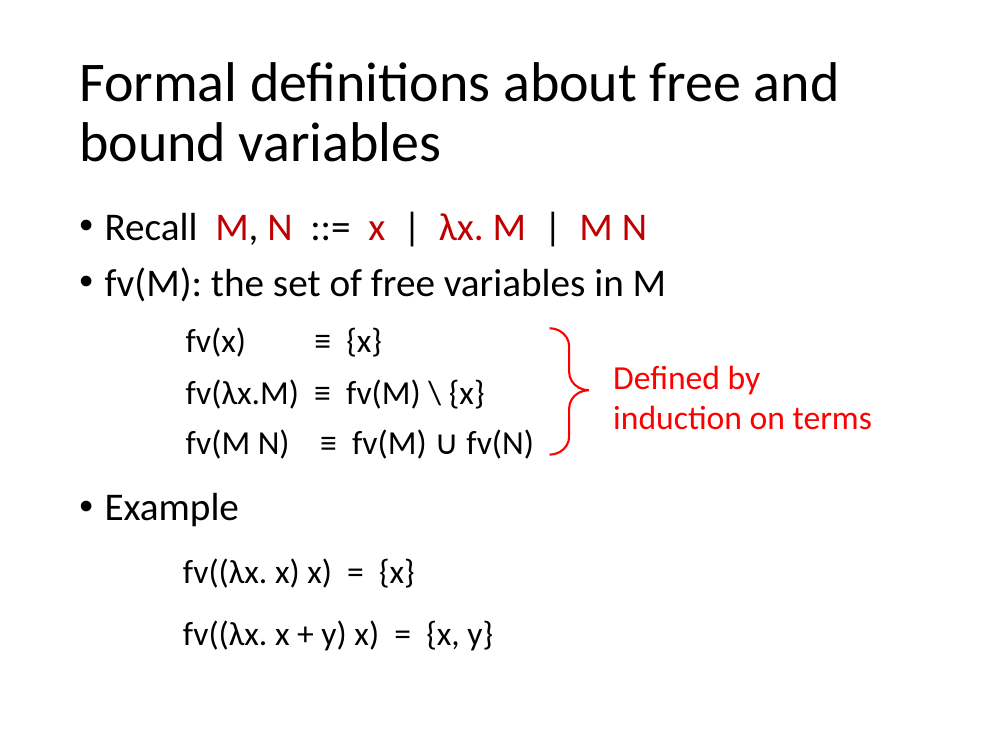
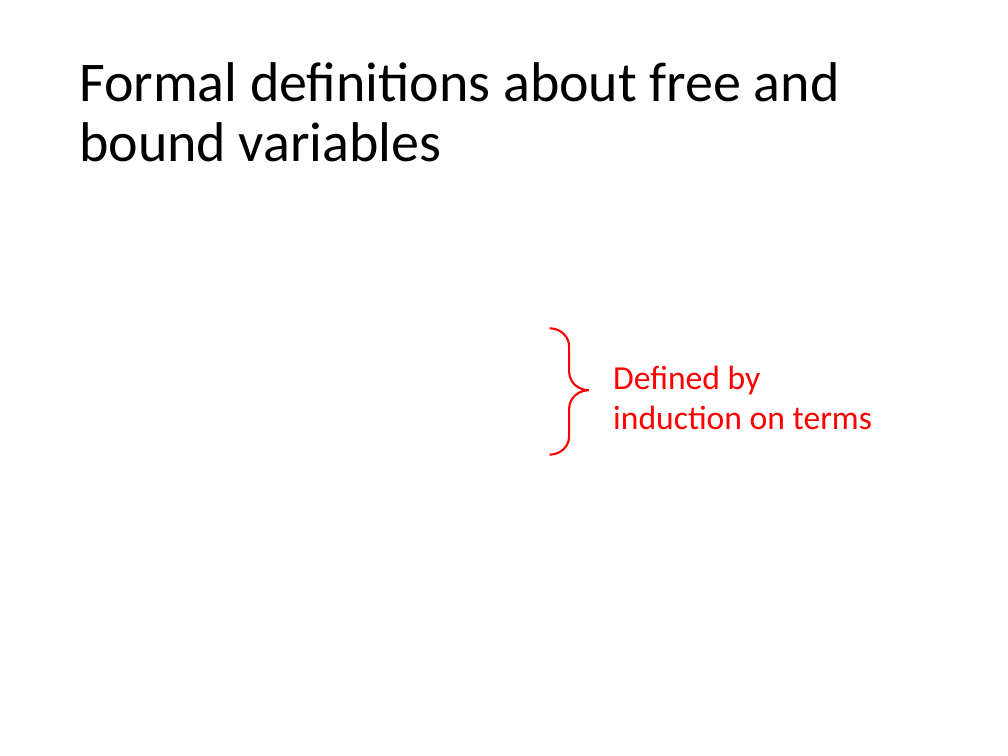
Before and after one commit to hongjin-liang/hongjin-liang.github.io, a slide deck: slide 15 of teaching/semantics/04_lambda.pptx. Drawn at 1008x756 pixels with LibreOffice and Linux fonts; fonts in the diff are those of the drawing; grey boxes stand for pictures. Boxes give left, top, right and bottom in pixels: in the first picture for what was removed or moved away, otherwise in the second. Text is boxed around its words. In the diff, an @@ line names an element or a change of style, - is before the commit and + after.

```diff
--- a/teaching/semantics/04_lambda.pptx
+++ b/teaching/semantics/04_lambda.pptx
@@ text removed at (105, 212, 666, 651) @@
-• Recall M, N ::= x | λx. M | M N
-• fv(M): the set of free variables in M
-fv(x) ≡ {x}
-fv(λx.M) ≡ fv(M) \ {x}
-fv(M N) ≡ fv(M) ∪ fv(N)
-• Example
-  fv((λx. x) x) = {x}
-  fv((λx. x + y) x) = {x, y}
```
Also in this commit, not shown: 22 other slides changed, 1 other file.
